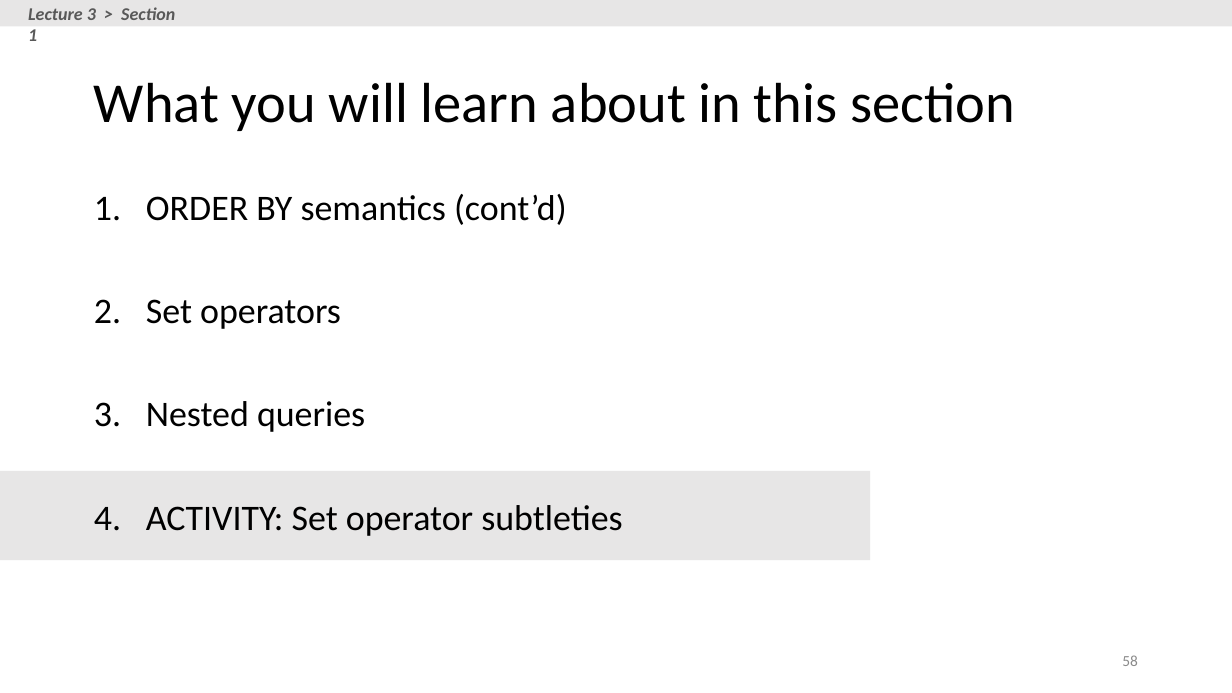
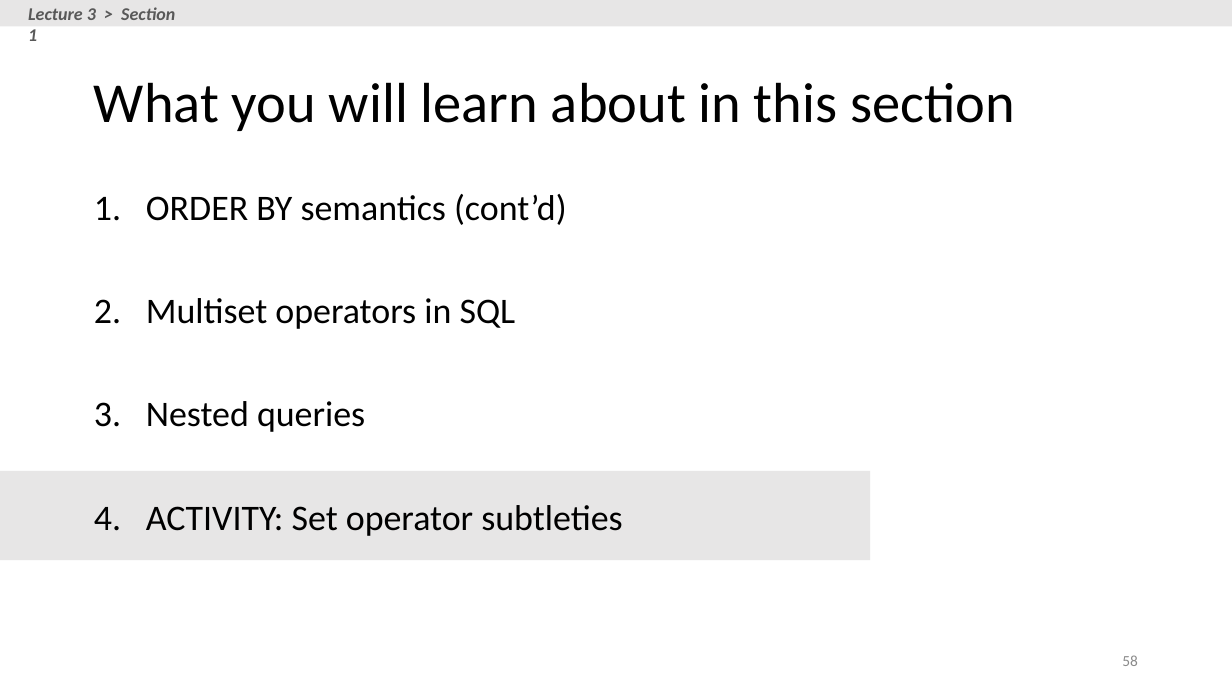
Before and after one commit to XIEQ/cs145-notebooks, a slide deck: slide 58 of lecture-2-3/Lecture_2_3_SQL.pptx. Drawn at 1232x693 pixels with LibreOffice and Linux fonts; fonts in the diff are those of the drawing. Boxes give left, top, right and bottom in pixels: in the first picture for what was removed or moved away, otherwise in the second. Text is boxed around its words. In the diff, an @@ line names an element or a change of style, - is before the commit and + after.

```diff
--- a/lecture-2-3/Lecture_2_3_SQL.pptx
+++ b/lecture-2-3/Lecture_2_3_SQL.pptx
@@ text at (146, 298, 516, 329): text changed @@
-2. Set operators
+2. Multiset operators in SQL
```
Also in this commit, not shown: 4 other slides changed, 10 slides added, 9 other files.
